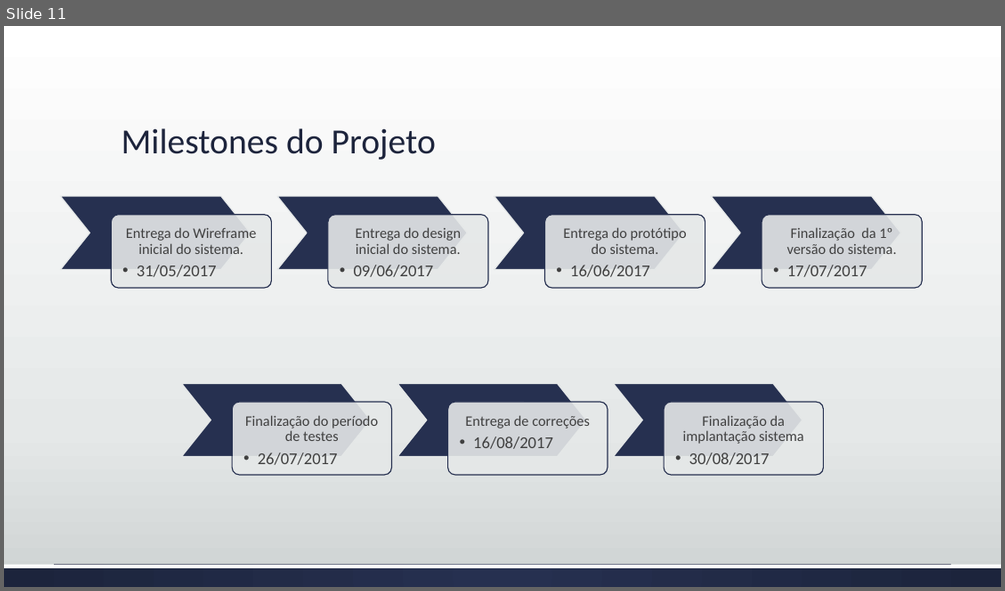
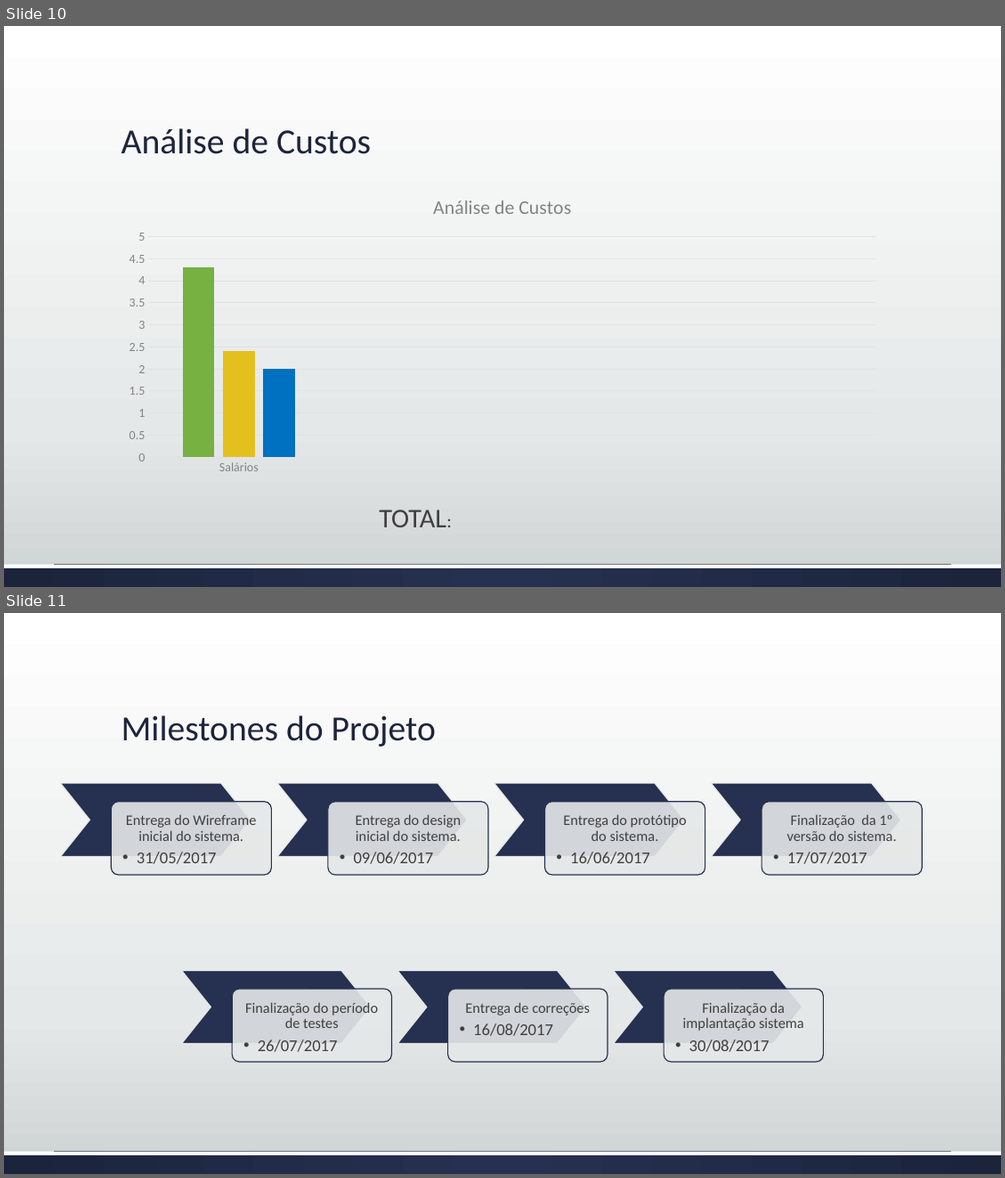
Before and after one commit to brunoedu/gestaoprojetos, a slide deck: Apresentação do projeto FINAL.pptx. Shown one above the other, each under a label of ours: slide 11 before the commit, slides 10 and 11 after it. The pictures are 1005x591 and 1005x1178 pixels, drawn with LibreOffice and Linux fonts; fonts in the diff are those of the drawing. Boxes give left, top, right and bottom in pixels: in the first picture for what was removed or moved away, otherwise in the second. Text is boxed around its words. In the diff, an @@ line names an element or a change of style, - is before the commit and + after.

```diff
--- a/Apresentação do projeto FINAL.pptx
+++ b/Apresentação do projeto FINAL.pptx
@@ slide 10 added at box(4, 26, 1001, 587), background gradient #FFFFFF to #E5E8E8 to #CDD2D2; not listed: 2 template elements that a slide beside it also shows @@
@@ title added at box(121, 128, 371, 154), 34 pt, text #1D243C @@
+Análise de Custos
@@ column chart added at box(114, 182, 891, 481) @@
+title "Análise de Custos "
+categories: Salários
+Series 1: 4.3, -, -, -
+Series 2: 2.4, -, -, -
+Series 3: 2, -, -, -
@@ text added at box(379, 509, 446, 527), 26 pt, text #404040 @@
+TOTAL:
```
Also in this commit, not shown: 1 other slide added, 2 slides removed.
